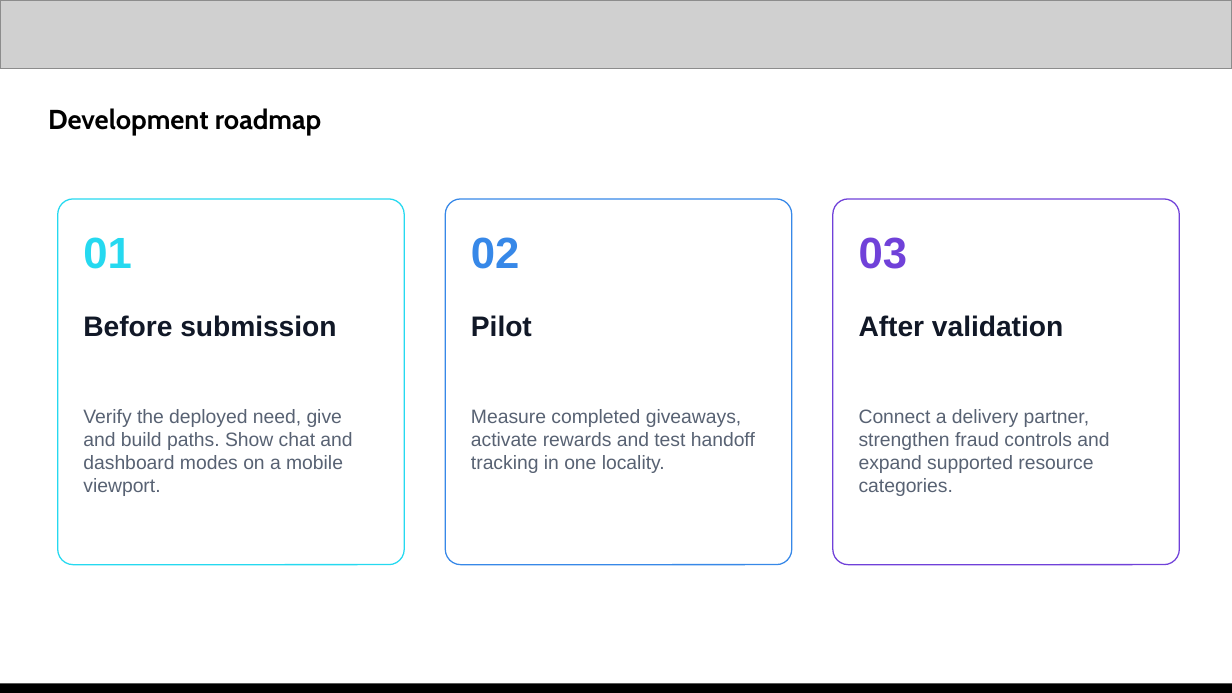
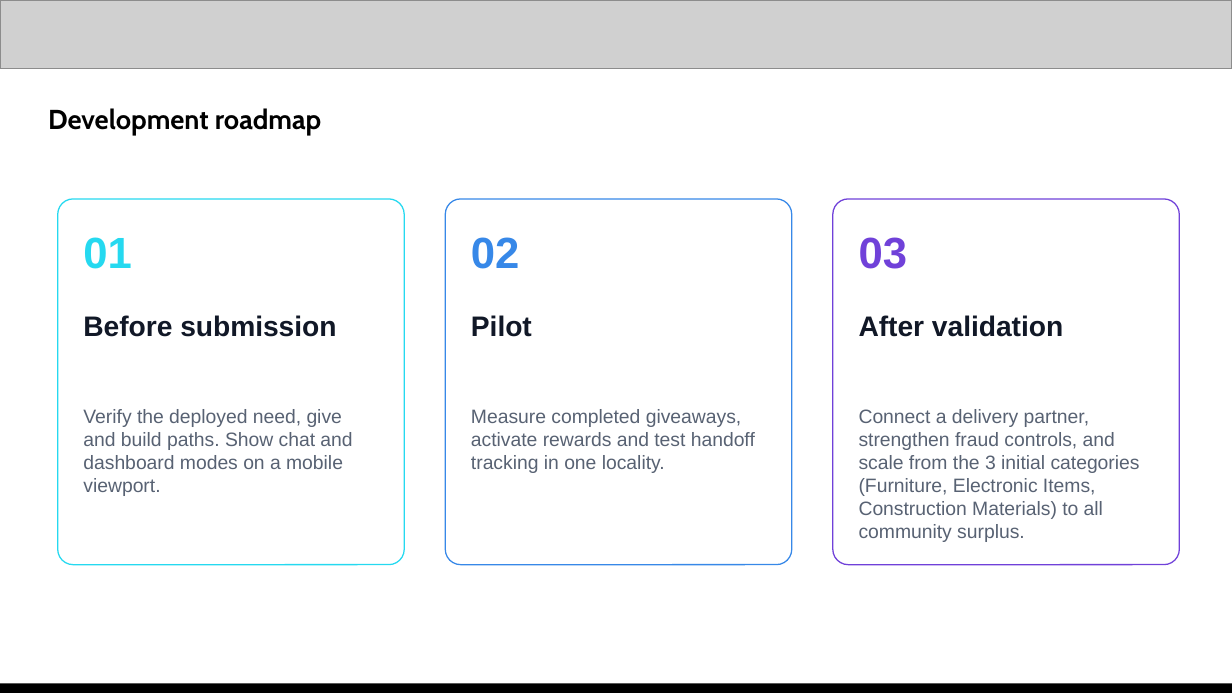
Before and after one commit to dhanyanavileker/Recursive-Minds-Submission, a slide deck: slide 13 of submission/ReSource_AI_Builder_Cup_Submission_v4.pptx. Drawn at 1232x693 pixels with LibreOffice and Linux fonts; fonts in the diff are those of the drawing; grey boxes stand for pictures. Boxes give left, top, right and bottom in pixels: in the first picture for what was removed or moved away, otherwise in the second. Text is boxed around its words. In the diff, an @@ line names an element or a change of style, - is before the commit and + after.

Commit message:
Align with 6-pillar pitch: mindful giveaway, rewards, interactive entry points, chat/dashboard modes, mobile-first design, and delivery tracking

```diff
--- a/submission/ReSource_AI_Builder_Cup_Submission_v4.pptx
+++ b/submission/ReSource_AI_Builder_Cup_Submission_v4.pptx
@@ text at (859, 409, 1140, 542): text changed @@
-Connect a delivery partner, strengthen fraud controls and expand supported resource categories.
+Connect a delivery partner, strengthen fraud controls, and scale from the 3 initial categories (Furniture, Electronic Items, Construction Materials) to all community surplus.
```
Also in this commit, not shown: 2 other slides changed, 17 other files.
